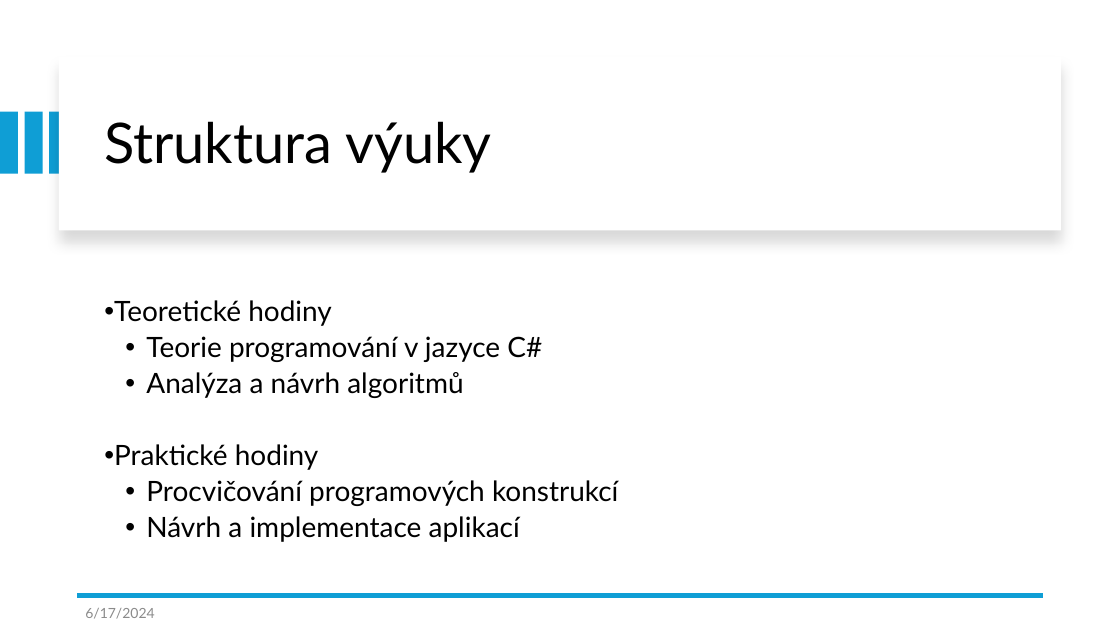
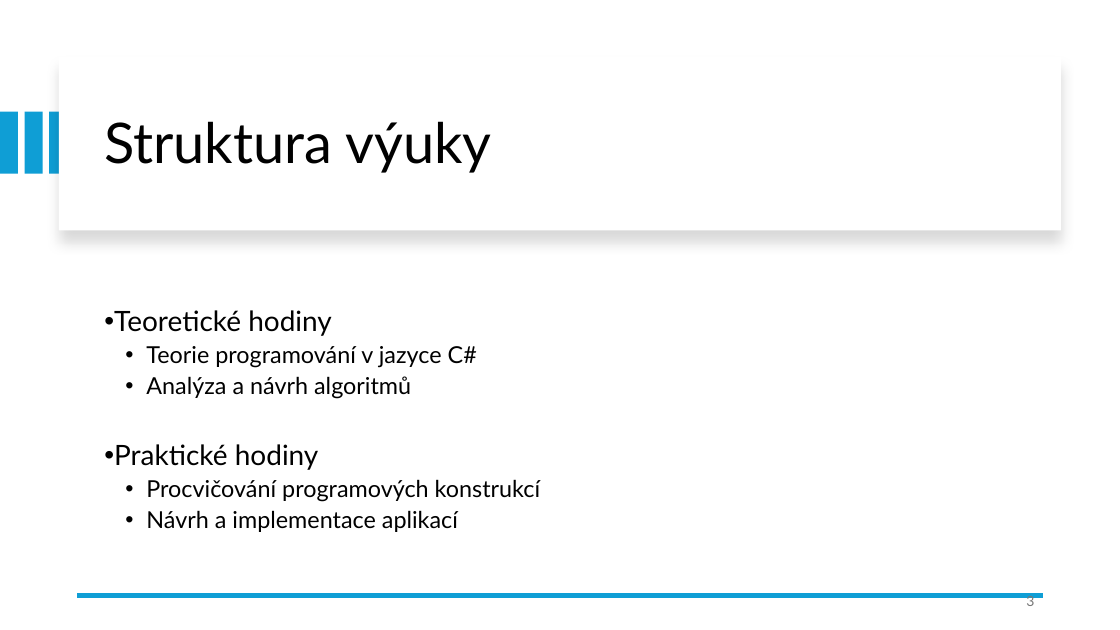
Before and after one commit to dawissl/hradebni, a slide deck: slide 3 of Prezentace/1. ročník/PGM_00_uvodni_hodina.pptx. Drawn at 1120x630 pixels with LibreOffice and Linux fonts; fonts in the diff are those of the drawing. Boxes give left, top, right and bottom in pixels: in the first picture for what was removed or moved away, otherwise in the second. Text is boxed around its words. In the diff, an @@ line names an element or a change of style, - is before the commit and + after.

```diff
--- a/Prezentace/1. ročník/PGM_00_uvodni_hodina.pptx
+++ b/Prezentace/1. ročník/PGM_00_uvodni_hodina.pptx
@@ text at (x1=146, y1=346, x2=540, y2=532): size 24 to 20 pt in "Teorie programování v jazyce C#", "Analýza a návrh algoritmů", "Procvičování programových konstrukcí", "Návrh a implementace aplikací" @@
@@ page number added at (x1=1026, y1=593, x2=1034, y2=609), 12 pt, text #797979 @@
+3
@@ text removed at (x1=85, y1=608, x2=154, y2=619) @@
-6/17/2024
```
Also in this commit, not shown: 9 other slides changed, 6 other files.
